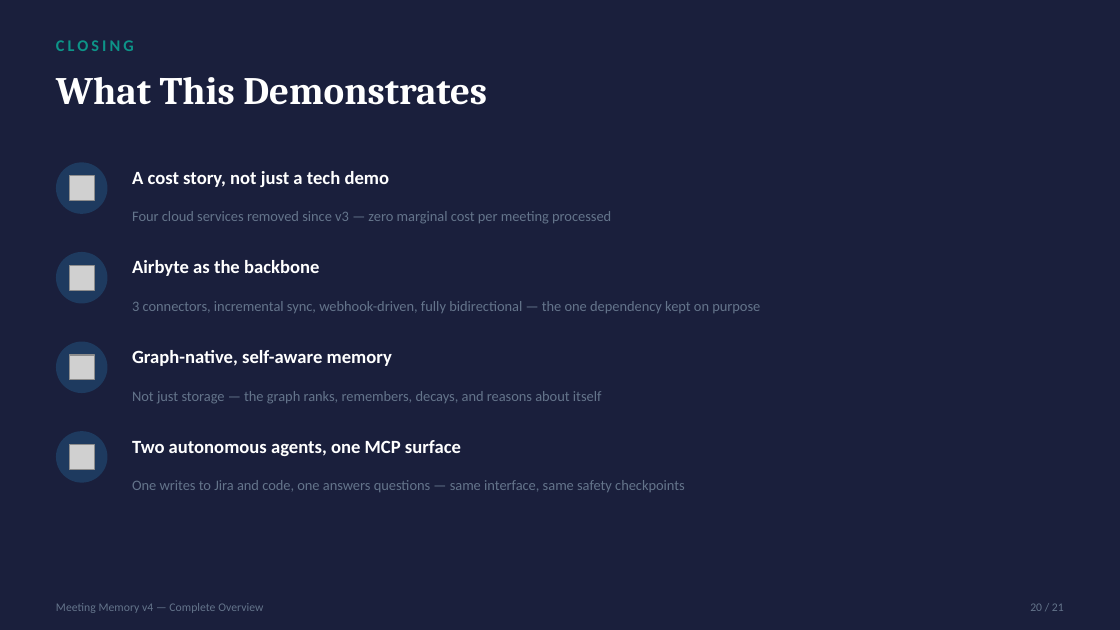
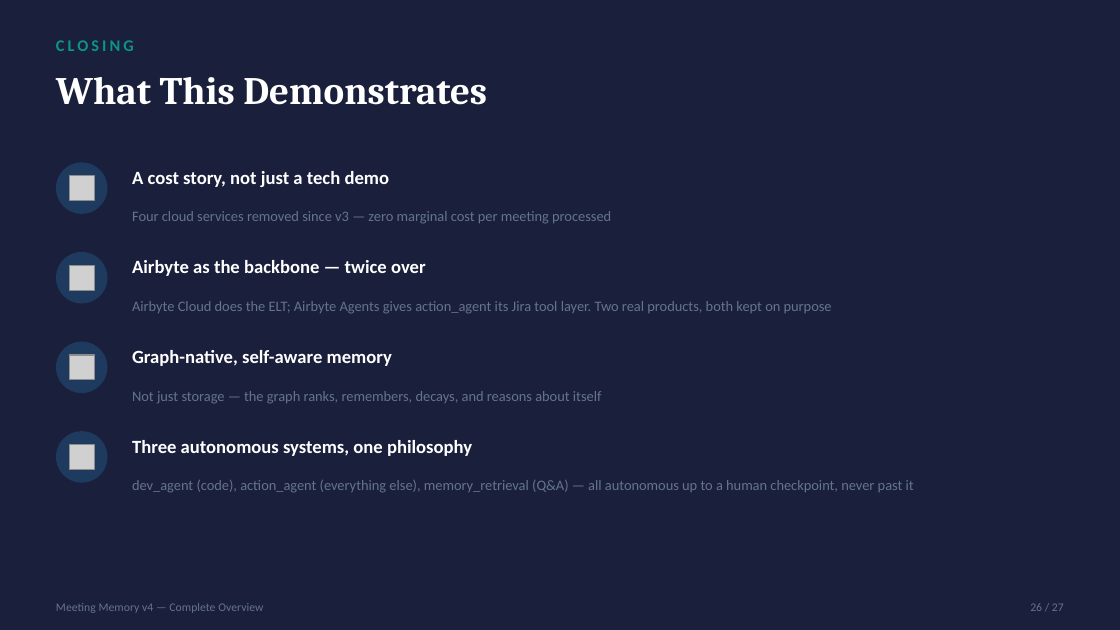
Before and after one commit to shubham-gaur-x/airbyte-lm-studio-memgraph, a slide deck: slide 26 of docs/demo_assets/Meeting_Memory_v4_Overview.pptx (slide 19 before the commit). Drawn at 1120x630 pixels with LibreOffice and Linux fonts; fonts in the diff are those of the drawing; grey boxes stand for pictures. Boxes give left, top, right and bottom in pixels: in the first picture for what was removed or moved away, otherwise in the second. Text is boxed around its words. In the diff, an @@ line names an element or a change of style, - is before the commit and + after.

```diff
--- a/docs/demo_assets/Meeting_Memory_v4_Overview.pptx
+++ b/docs/demo_assets/Meeting_Memory_v4_Overview.pptx
@@ text at [132,260,426,276]: text changed @@
-Airbyte as the backbone
+Airbyte as the backbone — twice over
@@ text at [132,301,832,313]: text changed @@
-3 connectors, incremental sync, webhook-driven, fully bidirectional — the one dependency kept on purpose
+Airbyte Cloud does the ELT; Airbyte Agents gives action_agent its Jira tool layer. Two real products, both kept on purpose
@@ text at [132,440,472,456]: text changed @@
-Two autonomous agents, one MCP surface
+Three autonomous systems, one philosophy
@@ text at [132,480,914,492]: text changed @@
-One writes to Jira and code, one answers questions — same interface, same safety checkpoints
+dev_agent (code), action_agent (everything else), memory_retrieval (Q&A) — all autonomous up to a human checkpoint, never past it
@@ text at [1030,603,1064,611]: text changed @@
-20 / 21
+26 / 27
```
Also in this commit, not shown: 18 other slides changed, 7 slides added, 7 other files.
